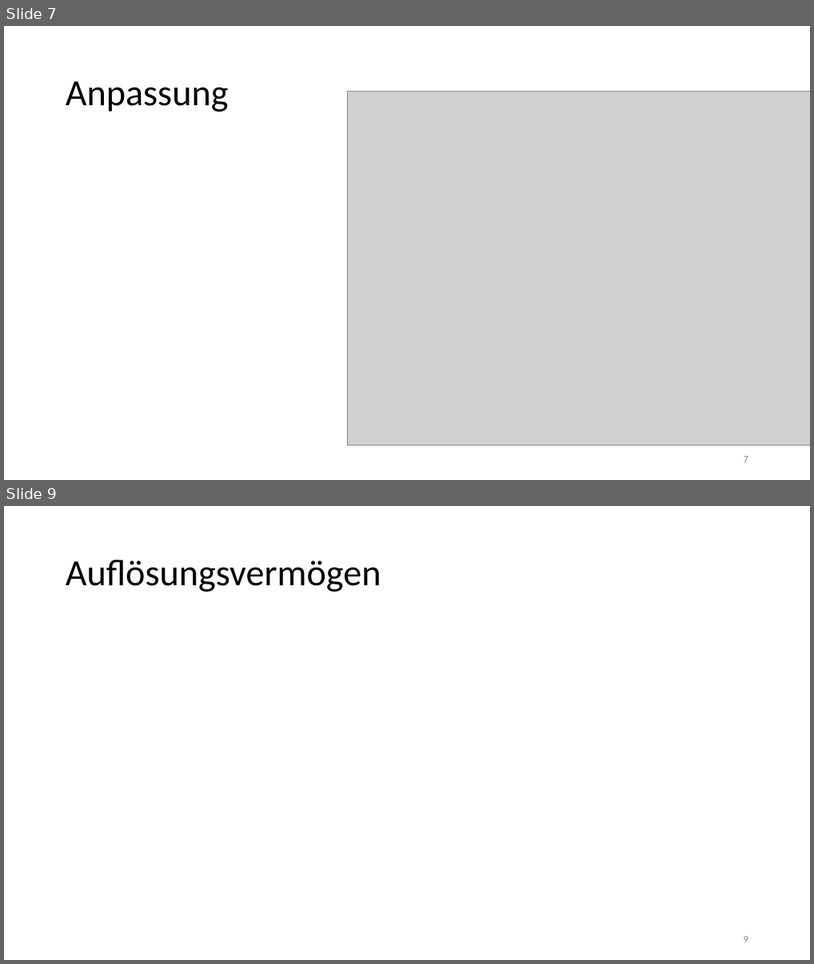
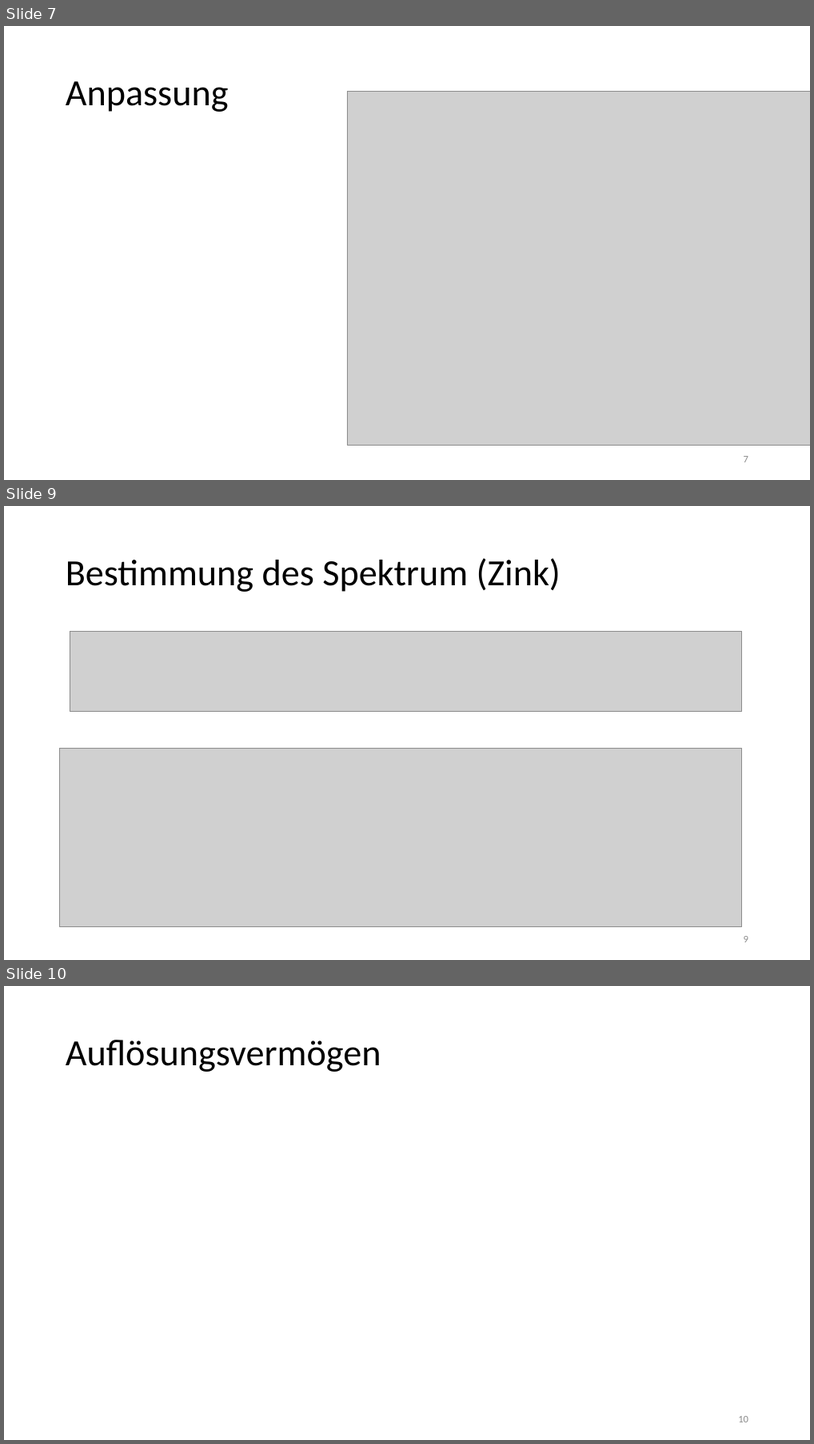
Before and after one commit to thewhitecat/grundpraktikum1, a slide deck: grundpraktikum2/Optik 1/Optik I.pptx. Shown one above the other, each under a label of ours: slides 7 and 9 before the commit, slides 7, 9 and 10 after it; the slides between them are not shown. The pictures are 814x964 and 814x1444 pixels, drawn with LibreOffice and Linux fonts; fonts in the diff are those of the drawing; grey boxes stand for pictures. Boxes give left, top, right and bottom in pixels: in the first picture for what was removed or moved away, otherwise in the second. Text is boxed around its words. In the diff, an @@ line names an element or a change of style, - is before the commit and + after.

```diff
--- a/grundpraktikum2/Optik 1/Optik I.pptx
+++ b/grundpraktikum2/Optik 1/Optik I.pptx
@@ slide 9 added at bbox=[4, 506, 810, 960], background #FFFFFF @@
@@ title added at bbox=[66, 558, 561, 592], 44 pt, text #000000 @@
+Bestimmung des Spektrum (Zink)
@@ picture added at bbox=[70, 632, 742, 712] @@
@@ picture added at bbox=[60, 748, 742, 927] @@
@@ page number added at bbox=[744, 936, 749, 942], 12 pt, text #8C8C8C @@
+9
@@ what was slide 9 is now slide 10 @@
@@ page number at bbox=[738, 1416, 749, 1422]: text changed @@
-9
+10
```
Also in this commit, not shown: 3 slides changed.
